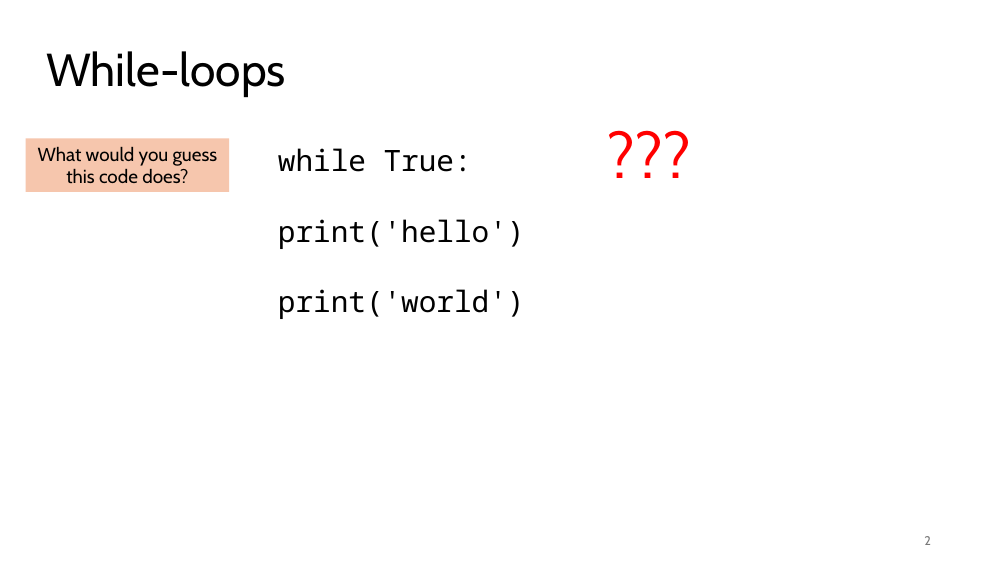
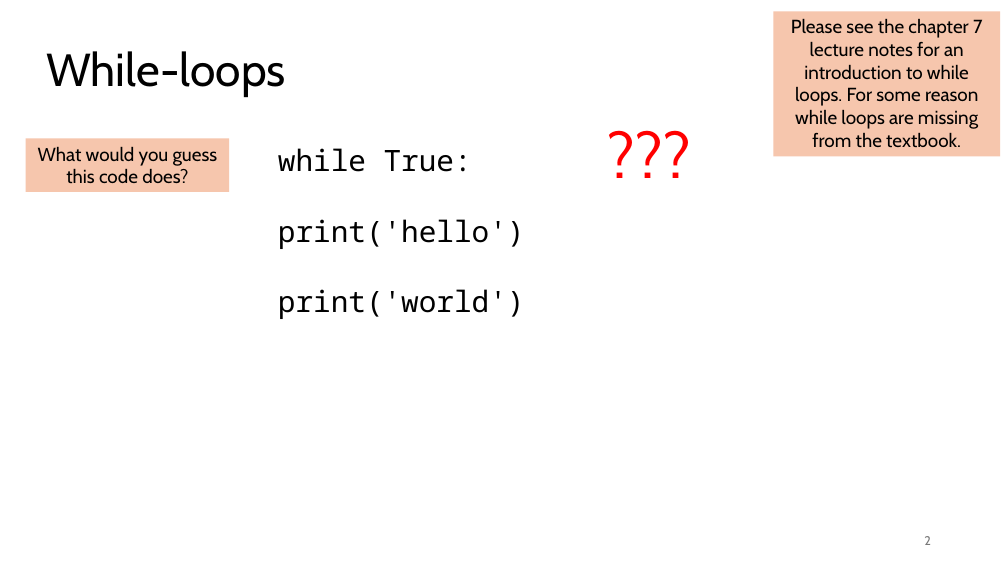
Before and after one commit to tjd1234/cmpt120fall2024, a slide deck: slide 2 of lecture_notes/chapter7/chapter7.pptx. Drawn at 1008x567 pixels with LibreOffice and Linux fonts; fonts in the diff are those of the drawing. Boxes give left, top, right and bottom in pixels: in the first picture for what was removed or moved away, otherwise in the second. Text is boxed around its words. In the diff, an @@ line names an element or a change of style, - is before the commit and + after.

```diff
--- a/lecture_notes/chapter7/chapter7.pptx
+++ b/lecture_notes/chapter7/chapter7.pptx
@@ rectangle added at (774, 11, 1000, 157), fill #F6C6AD, 18 pt, text #000000 @@
+Please see the chapter 7 lecture notes for an introduction to while loops. For some reason while loops are missing from the textbook.
```
Also in this commit, not shown: 49 other slides changed, 15 slides added, 1 slide removed, 2 other files.
